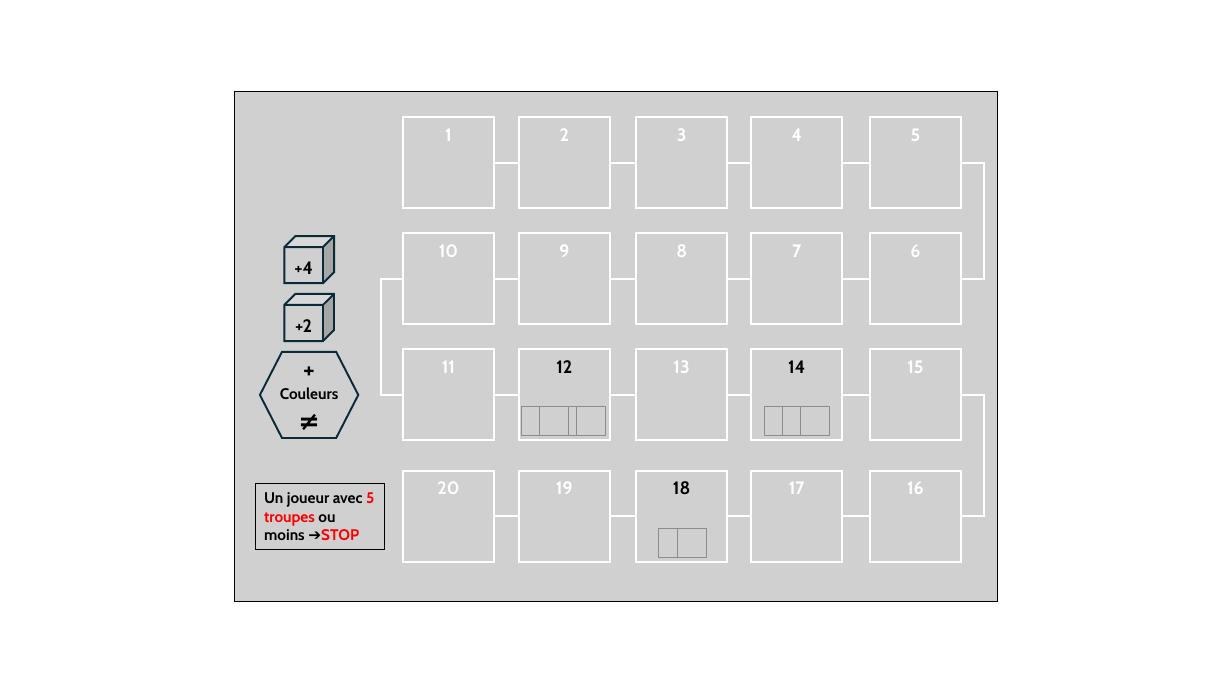
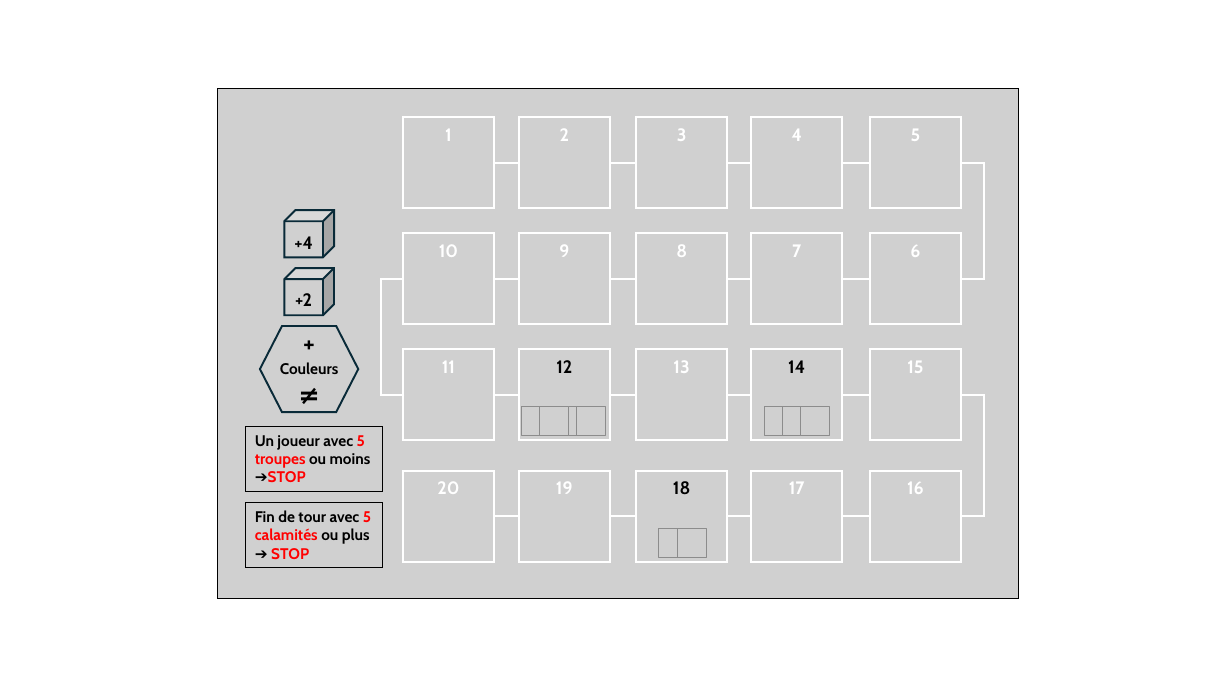
Before and after one commit to LucasBorboleta/Terre-de-Barons, a slide deck: slide 1 of pictures/Piste-Scores/Design-Piste-Scores.pptx. Drawn at 1232x693 pixels with LibreOffice and Linux fonts; fonts in the diff are those of the drawing; grey boxes stand for pictures. Boxes give left, top, right and bottom in pixels: in the first picture for what was removed or moved away, otherwise in the second. Text is boxed around its words. In the diff, an @@ line names an element or a change of style, - is before the commit and + after.

```diff
--- a/pictures/Piste-Scores/Design-Piste-Scores.pptx
+++ b/pictures/Piste-Scores/Design-Piste-Scores.pptx
@@ picture: place and size @@
-picture at (234, 91, 998, 601)
+picture at (218, 89, 1019, 598)
@@ 3 pictures: place and size @@
-3 pictures at (260, 237, 358, 438)
+3 pictures at (260, 211, 358, 412)
@@ picture "Un joueur avec 5 troupes ...": place and size @@
-picture "Un joueur avec 5 troupes ..." at (255, 484, 384, 550)
+picture "Un joueur avec 5 troupes ..." at (246, 426, 383, 492)
@@ picture added at (246, 502, 383, 567), 12 pt, text #000000, bold @@
+Fin de tour avec 5 calamités ou plus ➔ STOP
```
Also in this commit, not shown: 4 other files.
